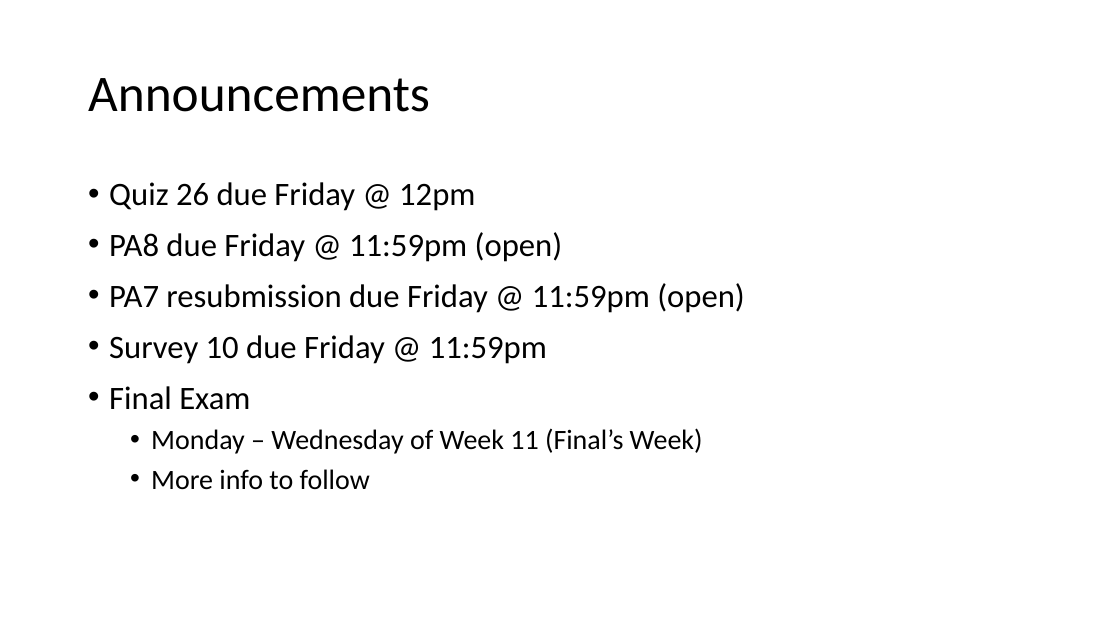
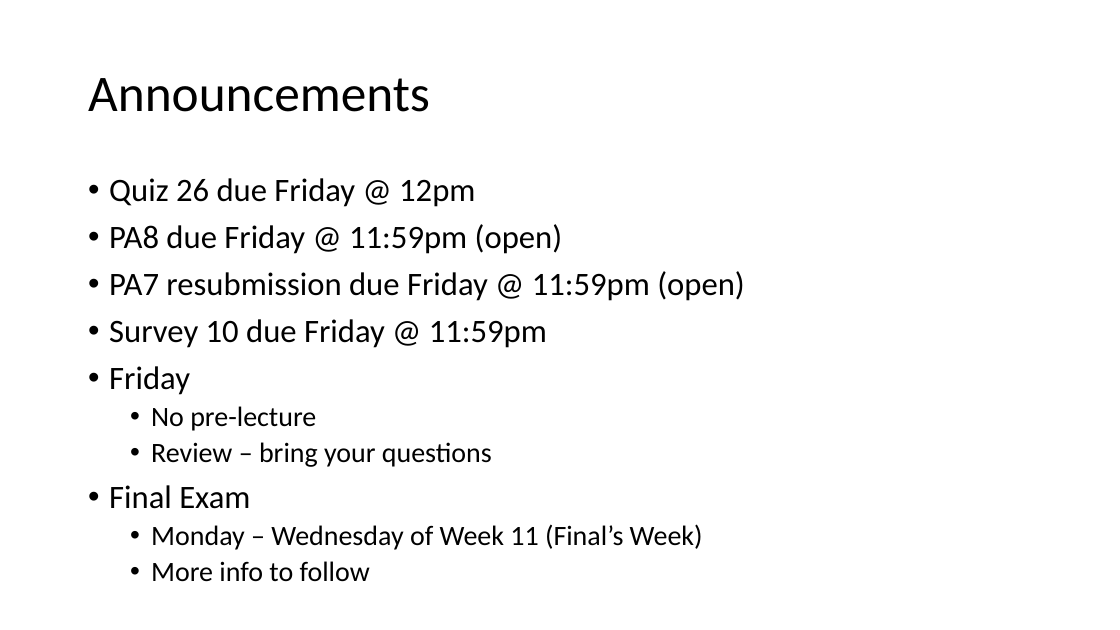
Before and after one commit to ucsd-cse12-sp21/ucsd-cse12-sp21.github.io, a slide deck: slide 2 of lectures/lecture-26/Lecture-Live/Lecture 26 - Lecture.pptx. Drawn at 1120x630 pixels with LibreOffice and Linux fonts; fonts in the diff are those of the drawing. Boxes give left, top, right and bottom in pixels: in the first picture for what was removed or moved away, otherwise in the second. Text is boxed around its words. In the diff, an @@ line names an element or a change of style, - is before the commit and + after.

Commit message:
Live Lecture 26 updates

```diff
--- a/lectures/lecture-26/Lecture-Live/Lecture 26 - Lecture.pptx
+++ b/lectures/lecture-26/Lecture-Live/Lecture 26 - Lecture.pptx
@@ text at (x1=109, y1=178, x2=745, y2=582): line spacing 1 to 0.9 @@
@@ text at (x1=109, y1=366, x2=492, y2=467): paragraphs added @@
+• Friday
+  • No pre-lecture
+  • Review – bring your questions
```
Also in this commit, not shown: 1 other file.
